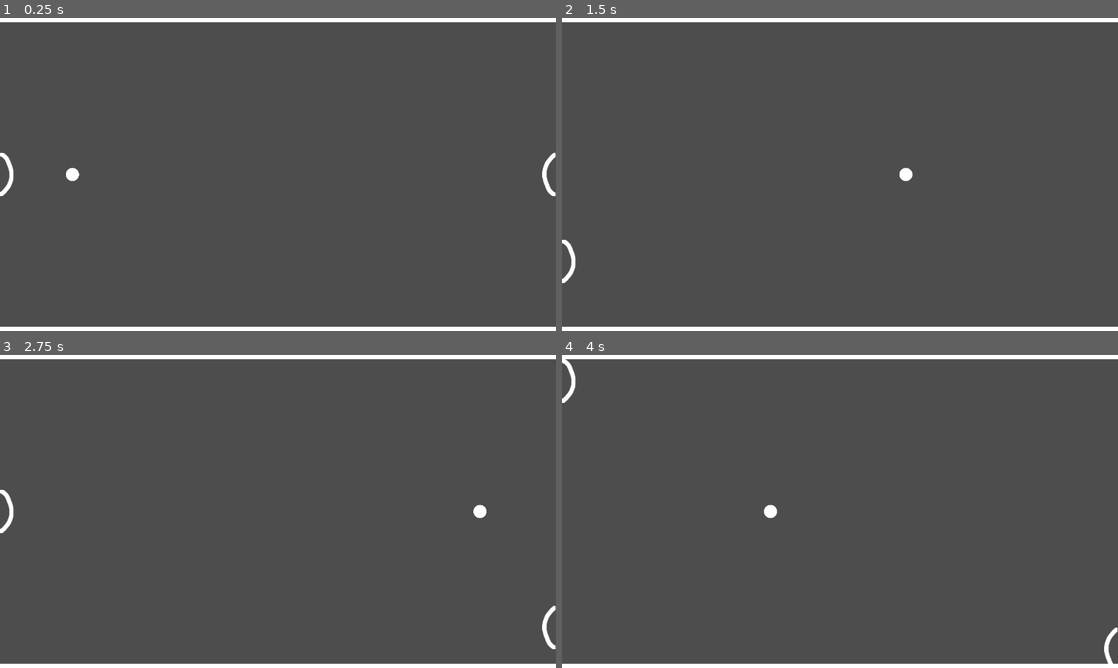
Above: before the commit, frames 1-4 (two rows, left to right).
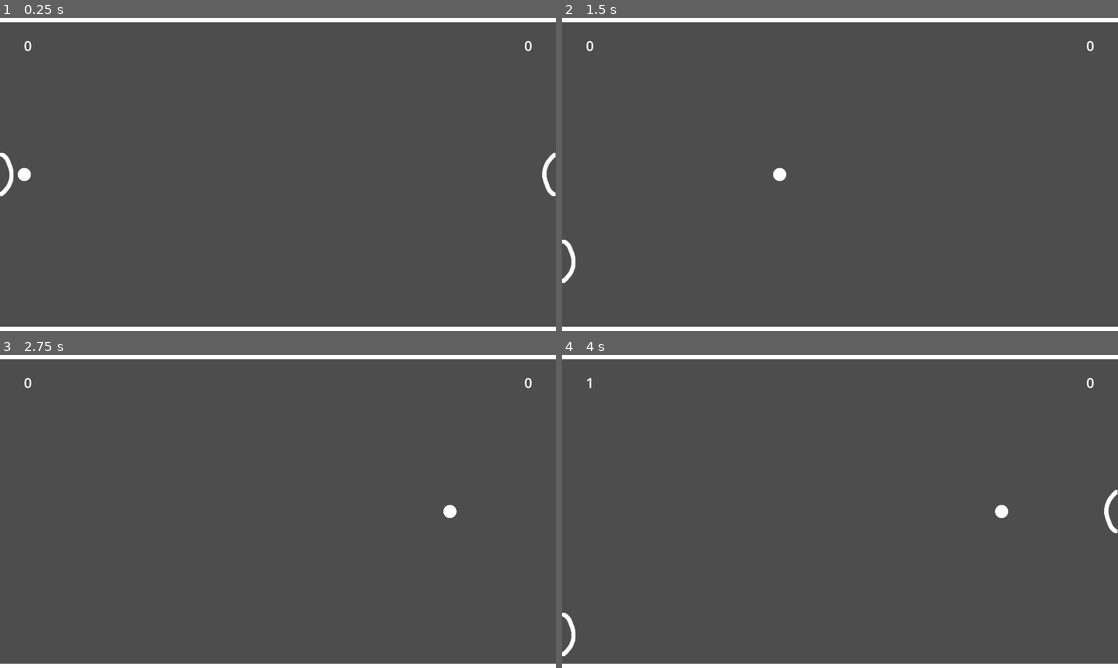
Above: after the commit, the same moments.

Repository: TinoGH/pong
Game: Godot game, scene res://scenes/main.tscn
Same seed, same stepped clock (60 frames per second), same inputs: the game is played once before the commit and once after it.
Inputs:
- Up to frame 1 (0.25 s): no input
- Up to frame 2 (1.5 s): hold Down (player_right_down) 0.53-1.28 s; hold Space (start) 0.53-1.28 s; hold S (player_left_down) from 1.28 s (still down); tap Space (start) at 1.35 s
- Up to frame 3 (2.75 s): release S (player_left_down) at 2.03 s; hold Down (player_right_down) from 2.03 s (still down); hold Space (start) from 2.03 s (still down)
- Up to frame 4 (4 s): release Down (player_right_down) at 2.78 s; release Space (start) at 2.78 s; hold W (player_left_up) 2.78-3.53 s; tap Space (start) at 2.85 s; hold S (player_left_down) from 3.53 s (still down); hold Space (start) from 3.53 s (still down)

The runs differ from the first frame. In frame 1, 0.2% of the frame differs, in the area x 3-96%, y 7-53%; in frame 2, 0.2%; in frame 3, 0.5%; in frame 4, 0.7%, in the area x 0-100%, y 1-99%.

Commit message:
implement better start and add scores + minor fixes

Diff:
--- a/project.godot
+++ b/project.godot
@@ -52,7 +52,7 @@
 
 3d/default_linear_damp=0.0
 3d/default_angular_damp=0.0
-2d/default_linear_damp=0.0
+2d/default_linear_damp=0.1
 2d/default_angular_damp=0.0
 
 [rendering]
--- /dev/null
+++ b/scenes/UIs/scores.gd
@@ -0,0 +1,13 @@
+extends CanvasLayer
+
+var left_score_label
+var right_score_label
+
+func _ready():
+	left_score_label = $LeftScore
+	right_score_label = $RightScore
+	update_scores(0, 0)
+
+func update_scores(score_left, score_right):
+	left_score_label.text = str(score_left)
+	right_score_label.text = str(score_right)
--- /dev/null
+++ b/scenes/UIs/scores.tscn
@@ -0,0 +1,25 @@
+[gd_scene load_steps=2 format=3 uid="uid://bov1lewdwdj1g"]
+
+[ext_resource type="Script" path="res://scenes/UIs/scores.gd" id="1_5brh3"]
+
+[node name="Scores" type="CanvasLayer"]
+script = ExtResource("1_5brh3")
+
+[node name="LeftScore" type="Label" parent="."]
+offset_top = 32.0
+offset_right = 128.0
+offset_bottom = 96.0
+theme_override_font_sizes/font_size = 32
+text = "0"
+horizontal_alignment = 1
+vertical_alignment = 1
+
+[node name="RightScore" type="Label" parent="."]
+offset_left = 1152.0
+offset_top = 32.0
+offset_right = 1280.0
+offset_bottom = 96.0
+theme_override_font_sizes/font_size = 32
+text = "0"
+horizontal_alignment = 1
+vertical_alignment = 1
--- a/scenes/main.gd
+++ b/scenes/main.gd
@@ -1,35 +1,38 @@
 extends Node
 
+signal pressedStart
 
 @export var ball_scene:PackedScene
-@export var player_speed = 1000
+var hud
 var player_left
 var player_right
-var goal_left
-var goal_right
+var score_left = 0
+var score_right = 0
 
 
 # Called when the node enters the scene tree for the first time.
 func _ready():
+	hud = $Scores
 	player_left = $PlayerLeft
 	player_right = $PlayerRight
-	goal_left = $GoalLeft
-	goal_right = $GoalRight
 	new_game()
 
 # Called every frame. 'delta' is the elapsed time since the previous frame.
 func _process(delta):
-	var movement = player_speed * delta
-
 	if Input.is_action_pressed("player_left_down"):
-		player_left.position.y += movement
+		player_left.move_down(delta)
 	if Input.is_action_pressed("player_left_up"):
-		player_left.position.y -= movement
+		player_left.move_up(delta)
 
 	if Input.is_action_pressed("player_right_down"):
-		player_right.position.y += movement
+		player_right.move_down(delta)
 	if Input.is_action_pressed("player_right_up"):
-		player_right.position.y -= movement
+		player_right.move_up(delta)
+
+
+func _input(event):
+	if event.is_action_pressed("start"):
+		pressedStart.emit()
 
 
 func new_game():
@@ -43,17 +46,30 @@
 func new_point(side):
 	player_left.reset()
 	player_right.reset()
+	hud.update_scores(score_left, score_right)
+
+	var start_player
+	match side:
+		Constants.SIDE.LEFT:
+			start_player = player_left
+		Constants.SIDE.RIGHT:
+			start_player = player_right
+
+	start_player.toggle_start_ball_sprite(true)
 
 	var ball = ball_scene.instantiate()
-	ball.set_start(side)
 
-	# wait for input
-	call_deferred("add_child", ball)
+	await pressedStart
+	ball.set_start(side, start_player.get_start_ball_pos())
+	start_player.toggle_start_ball_sprite(false)
+	add_child(ball)
 
 
 func _on_goal_left_goal():
+	score_right += 1
 	new_point(Constants.SIDE.LEFT)
 
 
 func _on_goal_right_goal():
+	score_left += 1
 	new_point(Constants.SIDE.RIGHT)
--- a/scenes/main.tscn
+++ b/scenes/main.tscn
@@ -1,10 +1,11 @@
-[gd_scene load_steps=6 format=3 uid="uid://bi0gavyfy67g3"]
+[gd_scene load_steps=7 format=3 uid="uid://bi0gavyfy67g3"]
 
 [ext_resource type="PackedScene" uid="uid://crkxcvfn8t14c" path="res://scenes/objects/wall.tscn" id="1_hilah"]
 [ext_resource type="Script" path="res://scenes/main.gd" id="1_oxoks"]
 [ext_resource type="PackedScene" uid="uid://1pxf2damnq6h" path="res://scenes/objects/ball.tscn" id="2_x2245"]
 [ext_resource type="PackedScene" uid="uid://lv6rwbrsk3jw" path="res://scenes/objects/player.tscn" id="3_jc6id"]
 [ext_resource type="PackedScene" uid="uid://5r4g8ij6f20b" path="res://scenes/objects/goal.tscn" id="5_0hebk"]
+[ext_resource type="PackedScene" uid="uid://bov1lewdwdj1g" path="res://scenes/UIs/scores.tscn" id="6_hd1pd"]
 
 [node name="Main" type="Node"]
 script = ExtResource("1_oxoks")
@@ -29,6 +30,8 @@
 [node name="GoalRight" parent="." instance=ExtResource("5_0hebk")]
 position = Vector2(1352, 0)
 
+[node name="Scores" parent="." instance=ExtResource("6_hd1pd")]
+
 [connection signal="body_entered" from="GoalLeft" to="." method="_on_goal_left_body_entered"]
 [connection signal="goal" from="GoalLeft" to="." method="_on_goal_left_goal"]
 [connection signal="body_entered" from="GoalRight" to="." method="_on_goal_right_body_entered"]
--- a/scenes/objects/ball.gd
+++ b/scenes/objects/ball.gd
@@ -2,11 +2,10 @@
 
 @export var start_speed = 500
 
-func set_start(side):
+func set_start(side, pos):
+	position = pos
 	match side:
 		Constants.SIDE.LEFT:
-			position = Vector2(50, 360)
 			linear_velocity = Vector2(1, 0) * start_speed
 		Constants.SIDE.RIGHT:
-			position = Vector2(1230, 360)
 			linear_velocity = Vector2(-1, 0) * start_speed
--- a/scenes/objects/ball.tscn
+++ b/scenes/objects/ball.tscn
@@ -1,12 +1,12 @@
 [gd_scene load_steps=5 format=3 uid="uid://1pxf2damnq6h"]
 
-[ext_resource type="Texture2D" uid="uid://bjdlq4w5ujyme" path="res://assets/ball.png" id="1_522g7"]
 [ext_resource type="Script" path="res://scenes/objects/ball.gd" id="1_vuphu"]
+[ext_resource type="PackedScene" uid="uid://do455dxexsosk" path="res://scenes/objects/ball_sprite.tscn" id="2_jtit2"]
 
 [sub_resource type="PhysicsMaterial" id="PhysicsMaterial_5t3lq"]
 friction = 0.0
 rough = true
-bounce = 1.0
+bounce = 0.9
 
 [sub_resource type="CircleShape2D" id="CircleShape2D_hutow"]
 radius = 15.0333
@@ -18,9 +18,7 @@
 script = ExtResource("1_vuphu")
 metadata/_edit_group_ = true
 
-[node name="Sprite2D" type="Sprite2D" parent="."]
-scale = Vector2(0.3, 0.3)
-texture = ExtResource("1_522g7")
+[node name="BallSprite" parent="." instance=ExtResource("2_jtit2")]
 
 [node name="CollisionShape2D" type="CollisionShape2D" parent="."]
 shape = SubResource("CircleShape2D_hutow")
--- /dev/null
+++ b/scenes/objects/ball_sprite.tscn
@@ -0,0 +1,7 @@
+[gd_scene load_steps=2 format=3 uid="uid://do455dxexsosk"]
+
+[ext_resource type="Texture2D" uid="uid://bjdlq4w5ujyme" path="res://assets/ball.png" id="1_hefk3"]
+
+[node name="BallSprite" type="Sprite2D"]
+scale = Vector2(0.3, 0.3)
+texture = ExtResource("1_hefk3")
--- a/scenes/objects/goal.tscn
+++ b/scenes/objects/goal.tscn
@@ -3,7 +3,7 @@
 [ext_resource type="Script" path="res://scenes/objects/goal.gd" id="1_2lrxq"]
 
 [sub_resource type="RectangleShape2D" id="RectangleShape2D_jmehq"]
-size = Vector2(64, 720)
+size = Vector2(64, 848)
 
 [node name="Goal" type="Area2D"]
 position = Vector2(-8, 0)
--- a/scenes/objects/player.gd
+++ b/scenes/objects/player.gd
@@ -1,5 +1,6 @@
 extends CharacterBody2D
 
+@export var speed = 1000
 var initial_pos
 
 func _ready():
@@ -7,3 +8,15 @@
 
 func reset():
 	position = initial_pos
+
+func move_up(delta):
+	position.y -= speed * delta
+
+func move_down(delta):
+	position.y += speed * delta
+
+func toggle_start_ball_sprite(status):
+	$BallSprite.visible = status
+
+func get_start_ball_pos():
+	return $BallSprite.global_position
--- a/scenes/objects/player.tscn
+++ b/scenes/objects/player.tscn
@@ -1,7 +1,8 @@
-[gd_scene load_steps=4 format=3 uid="uid://lv6rwbrsk3jw"]
+[gd_scene load_steps=5 format=3 uid="uid://lv6rwbrsk3jw"]
 
 [ext_resource type="Texture2D" uid="uid://hilksmmm0v5v" path="res://assets/player.png" id="1_11fu7"]
 [ext_resource type="Script" path="res://scenes/objects/player.gd" id="1_12i65"]
+[ext_resource type="PackedScene" uid="uid://do455dxexsosk" path="res://scenes/objects/ball_sprite.tscn" id="3_sufrt"]
 
 [sub_resource type="CircleShape2D" id="CircleShape2D_qec6j"]
 radius = 66.0076
@@ -19,3 +20,7 @@
 position = Vector2(-50, 0)
 shape = SubResource("CircleShape2D_qec6j")
 debug_color = Color(0.835294, 0.34902, 0.45098, 0.419608)
+
+[node name="BallSprite" parent="." instance=ExtResource("3_sufrt")]
+visible = false
+position = Vector2(40, 0)
--- a/scenes/objects/wall.tscn
+++ b/scenes/objects/wall.tscn
@@ -4,7 +4,7 @@
 friction = 0.0
 
 [sub_resource type="RectangleShape2D" id="RectangleShape2D_wxou4"]
-size = Vector2(1280, 70)
+size = Vector2(1280, 74)
 
 [node name="Wall" type="RigidBody2D"]
 collision_mask = 2
@@ -18,5 +18,5 @@
 offset_bottom = 10.0
 
 [node name="CollisionShape2D" type="CollisionShape2D" parent="."]
-position = Vector2(640, -25)
+position = Vector2(640, -27)
 shape = SubResource("RectangleShape2D_wxou4")
